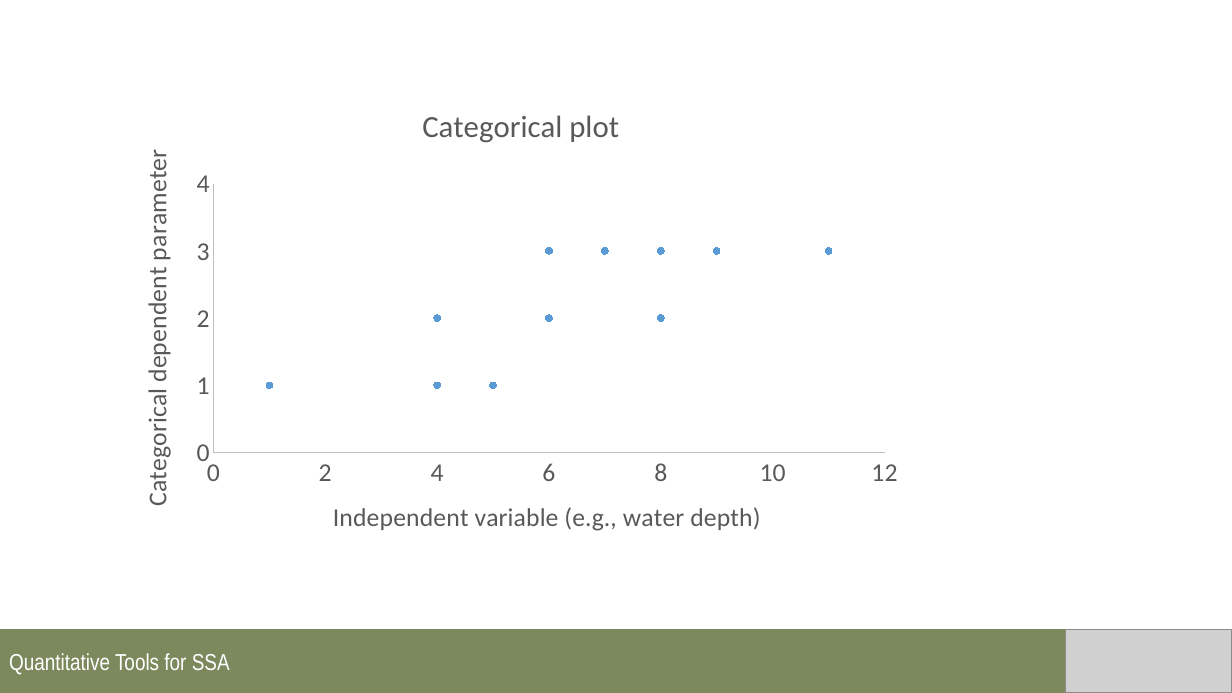
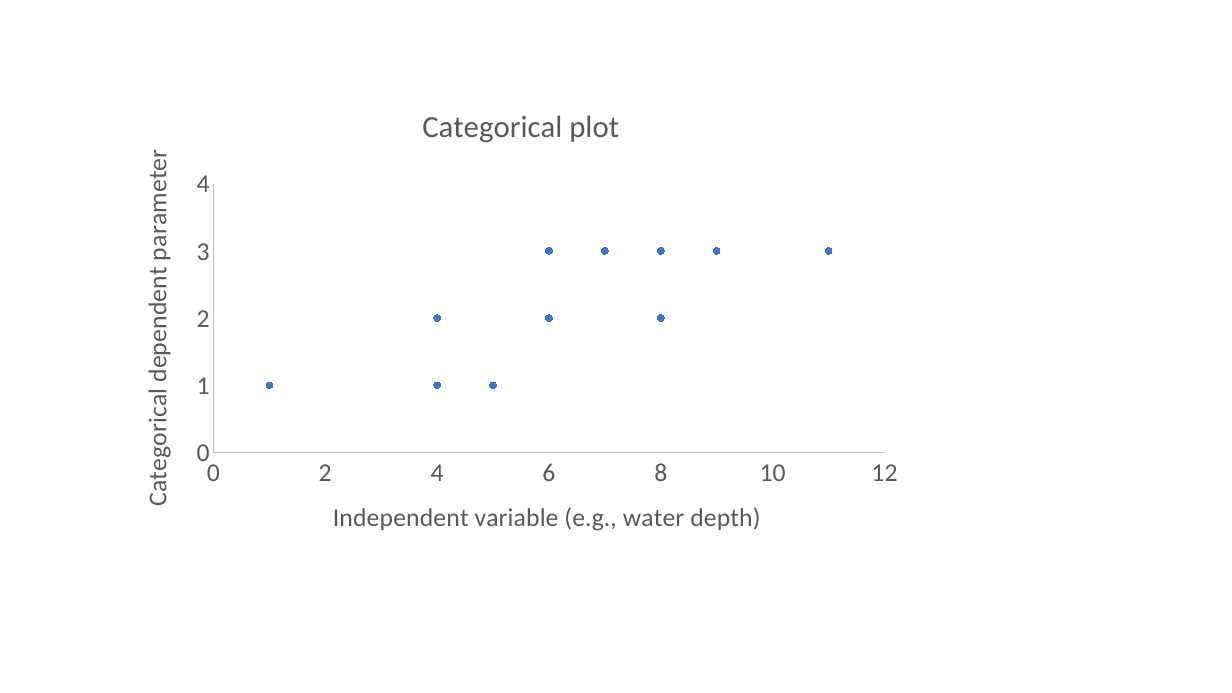
Before and after one commit to annamtucker/ssa-200, a slide deck: slide 11 of static/lectures/SSA_Lecture2_QualitativeData.pptx (slide 10 before the commit). Drawn at 1232x693 pixels with LibreOffice and Linux fonts; fonts in the diff are those of the drawing; grey boxes stand for pictures; background and template pictures are left out. Boxes give left, top, right and bottom in pixels: in the first picture for what was removed or moved away, otherwise in the second. Text is boxed around its words. In the diff, an @@ line names an element or a change of style, - is before the commit and + after.

```diff
--- a/static/lectures/SSA_Lecture2_QualitativeData.pptx
+++ b/static/lectures/SSA_Lecture2_QualitativeData.pptx
@@ scatter chart at (117,89,914,554) @@
@@ colour of Series 1 #5B9BD5 to #4472C4 @@
@@ rectangle removed at (0,629,1232,693) @@
-Quantitative Tools for SSA
@@ picture removed at (1067,629,1232,693) @@
```
Also in this commit, not shown: 12 other slides changed, 3 slides added, 2 other files.
